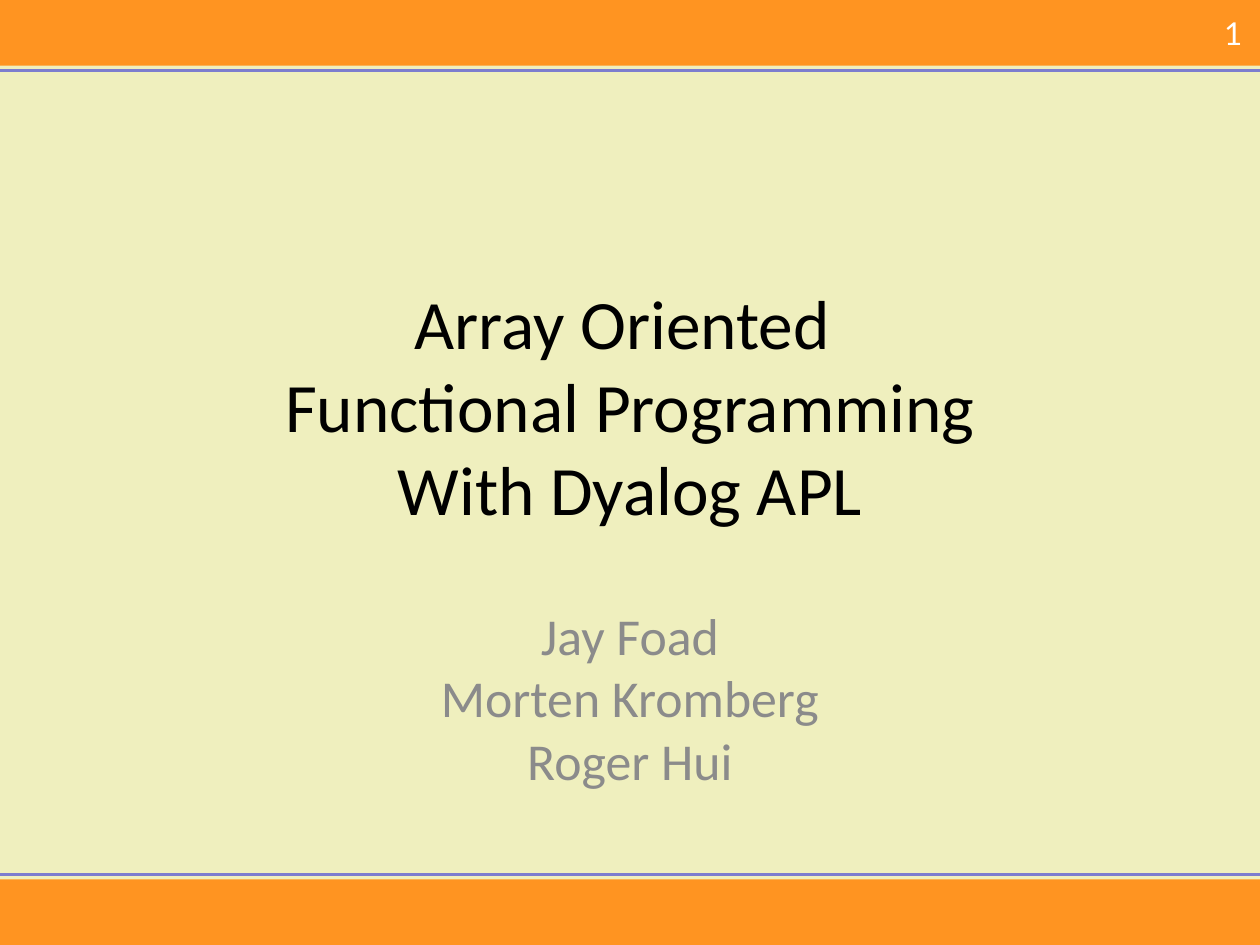
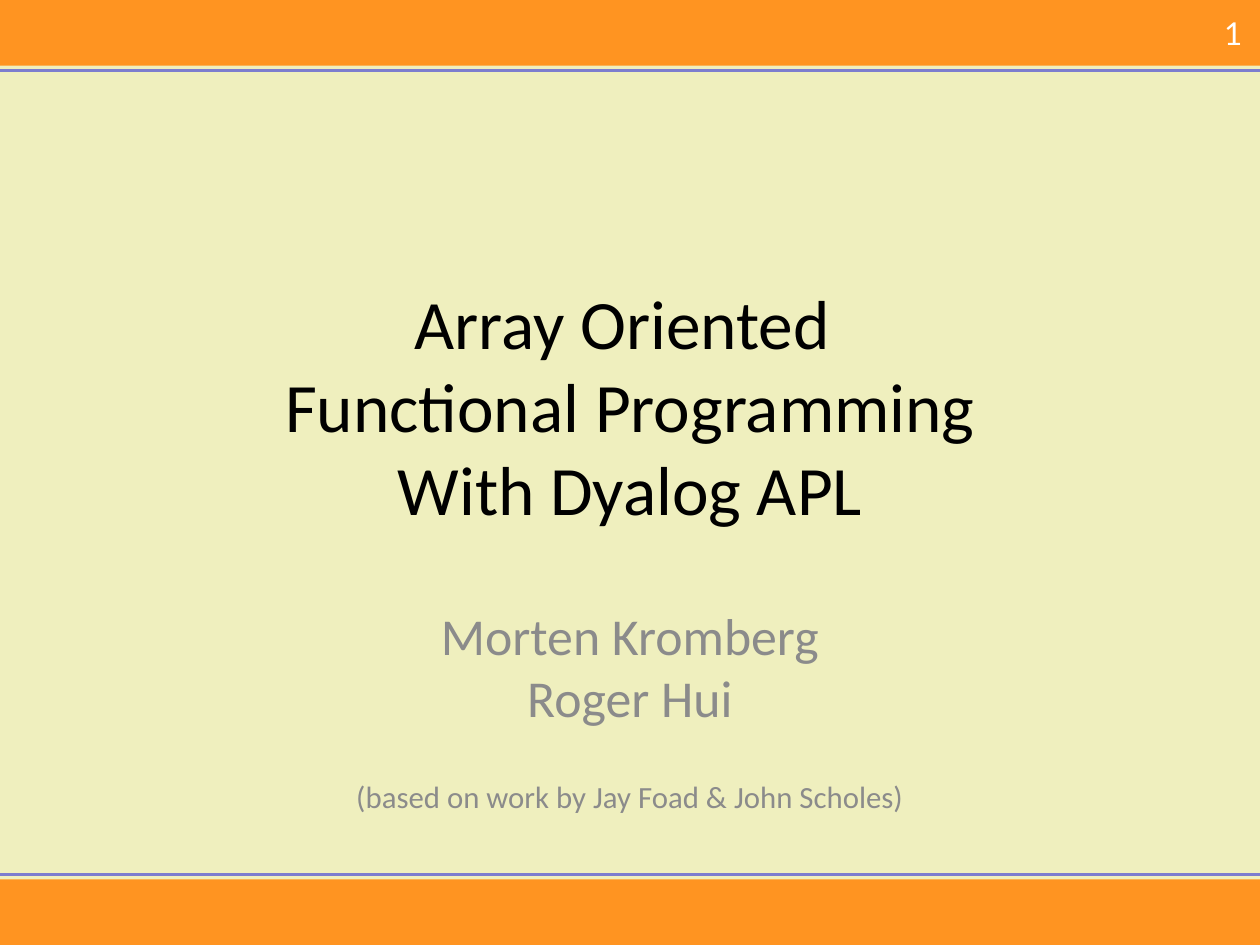
Before and after one commit to Dyalog/Presentations, a slide deck: slide 1 of FnConf2016/Workshop/Intro 2016.pptx. Drawn at 1260x945 pixels with LibreOffice and Linux fonts; fonts in the diff are those of the drawing; background and template pictures are left out. Boxes give left, top, right and bottom in pixels: in the first picture for what was removed or moved away, otherwise in the second. Text is boxed around its words. In the diff, an @@ line names an element or a change of style, - is before the commit and + after.

```diff
--- a/FnConf2016/Workshop/Intro 2016.pptx
+++ b/FnConf2016/Workshop/Intro 2016.pptx
@@ subtitle at [356, 619, 902, 813]: text changed; size 29.6 to 17.6 pt @@
-Jay Foad
-Morten Kromberg
-Roger Hui
+Morten Kromberg
+Roger Hui
+(based on work by Jay Foad & John Scholes)
```
Also in this commit, not shown: 2 slides removed, 6 other files.
